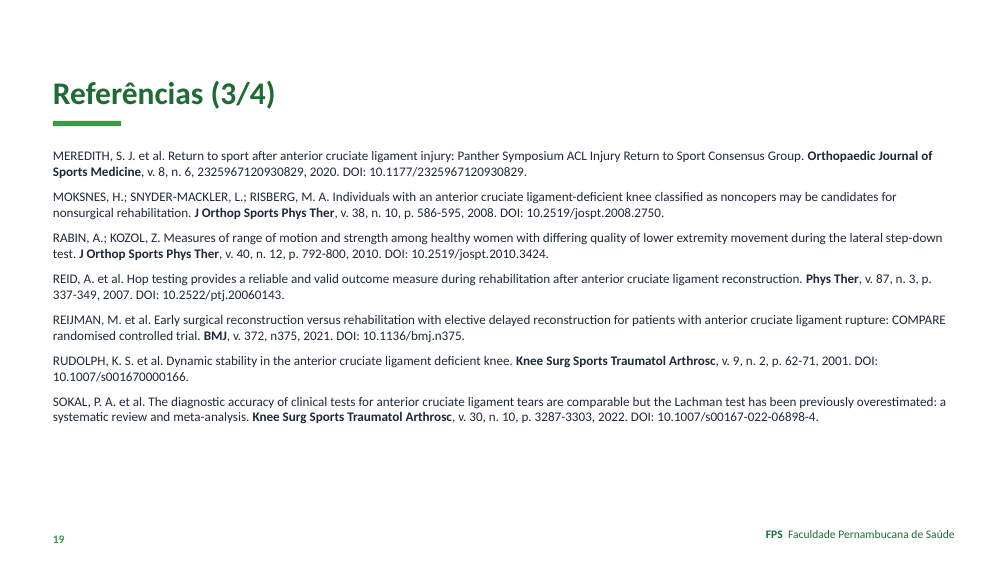
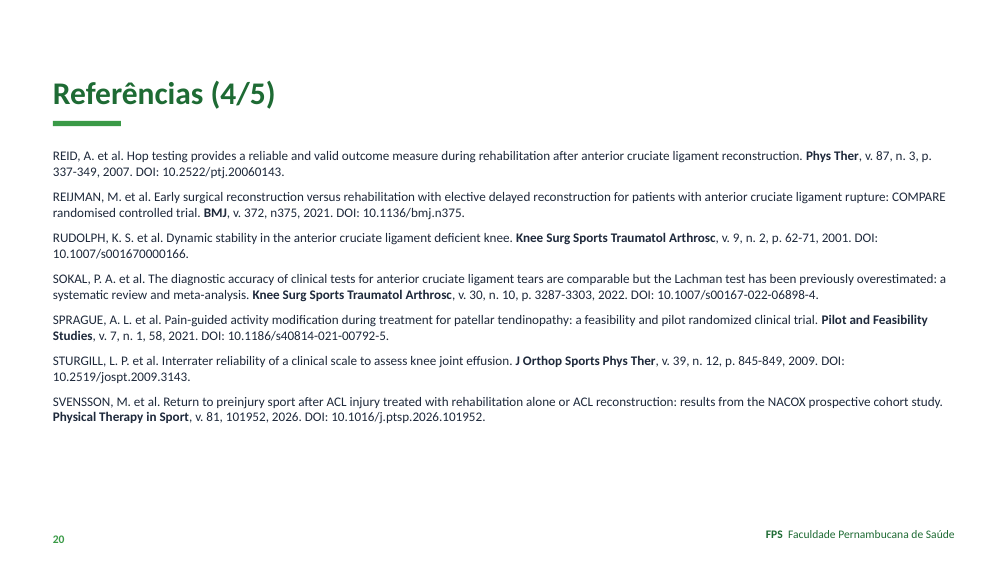
Before and after one commit to Institutomoraisandrade/CRM, a slide deck: slide 20 of trabalho-fps/trabalhos/2026-11-09-caso04-lca-lcm/apresentacao.pptx (slide 19 before the commit). Drawn at 1008x567 pixels with LibreOffice and Linux fonts; fonts in the diff are those of the drawing. Boxes give left, top, right and bottom in pixels: in the first picture for what was removed or moved away, otherwise in the second. Text is boxed around its words. In the diff, an @@ line names an element or a change of style, - is before the commit and + after.

```diff
--- a/trabalho-fps/trabalhos/2026-11-09-caso04-lca-lcm/apresentacao.pptx
+++ b/trabalho-fps/trabalhos/2026-11-09-caso04-lca-lcm/apresentacao.pptx
@@ text at (53, 81, 276, 109): text changed @@
-Referências (3/4)
+Referências (4/5)
@@ text at (53, 150, 943, 260): paragraphs removed @@
-MEREDITH, S. J. et al. Return to sport after anterior cruciate ligament injury: Panther Symposium ACL Injury Return to Sport Consensus Group. Orthopaedic Journal of Sports Medicine, v. 8, n. 6, 2325967120930829, 2020. DOI: 10.1177/2325967120930829.
-MOKSNES, H.; SNYDER-MACKLER, L.; RISBERG, M. A. Individuals with an anterior cruciate ligament-deficient knee classified as noncopers may be candidates for nonsurgical rehabilitation. J Orthop Sports Phys Ther, v. 38, n. 10, p. 586-595, 2008. DOI: 10.2519/jospt.2008.2750.
-RABIN, A.; KOZOL, Z. Measures of range of motion and strength among healthy women with differing quality of lower extremity movement during the lateral step-down test. J Orthop Sports Phys Ther, v. 40, n. 12, p. 792-800, 2010. DOI: 10.2519/jospt.2010.3424.
@@ text at (53, 314, 943, 423): paragraphs added @@
+SPRAGUE, A. L. et al. Pain-guided activity modification during treatment for patellar tendinopathy: a feasibility and pilot randomized clinical trial. Pilot and Feasibility Studies, v. 7, n. 1, 58, 2021. DOI: 10.1186/s40814-021-00792-5.
+STURGILL, L. P. et al. Interrater reliability of a clinical scale to assess knee joint effusion. J Orthop Sports Phys Ther, v. 39, n. 12, p. 845-849, 2009. DOI: 10.2519/jospt.2009.3143.
+SVENSSON, M. et al. Return to preinjury sport after ACL injury treated with rehabilitation alone or ACL reconstruction: results from the NACOX prospective cohort study. Physical Therapy in Sport, v. 81, 101952, 2026. DOI: 10.1016/j.ptsp.2026.101952.
@@ text at (53, 535, 65, 543): text changed @@
-19
+20
```
Also in this commit, not shown: 11 other slides changed, 1 slide added, 8 other files.
